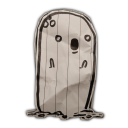
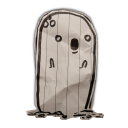
Before/after of a 128 × 128 layered artwork. What changed in the layer stack:
painted on "b_shadow" over [24, 103, 106, 123]
painted on "a_shadow" over [24, 103, 106, 123]
